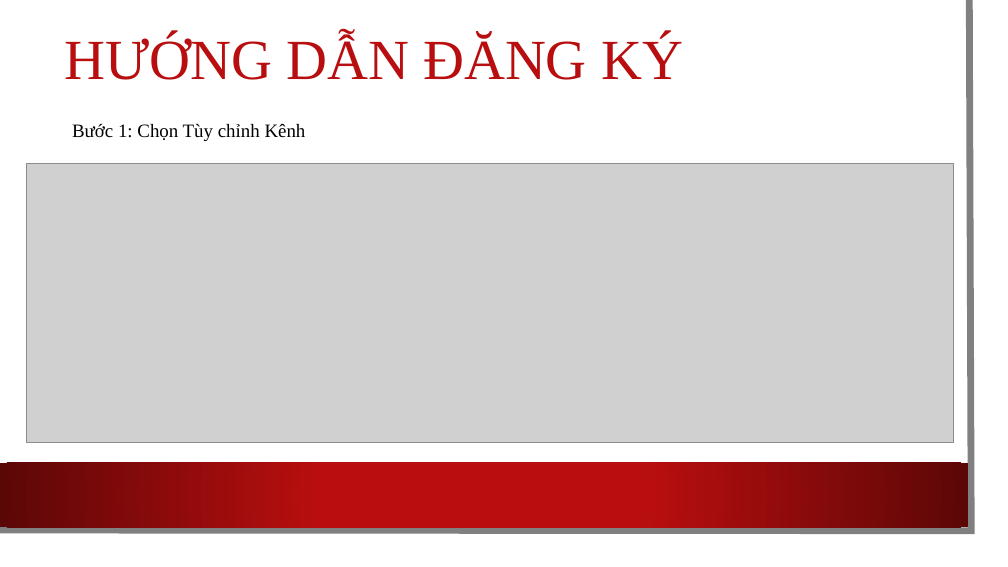
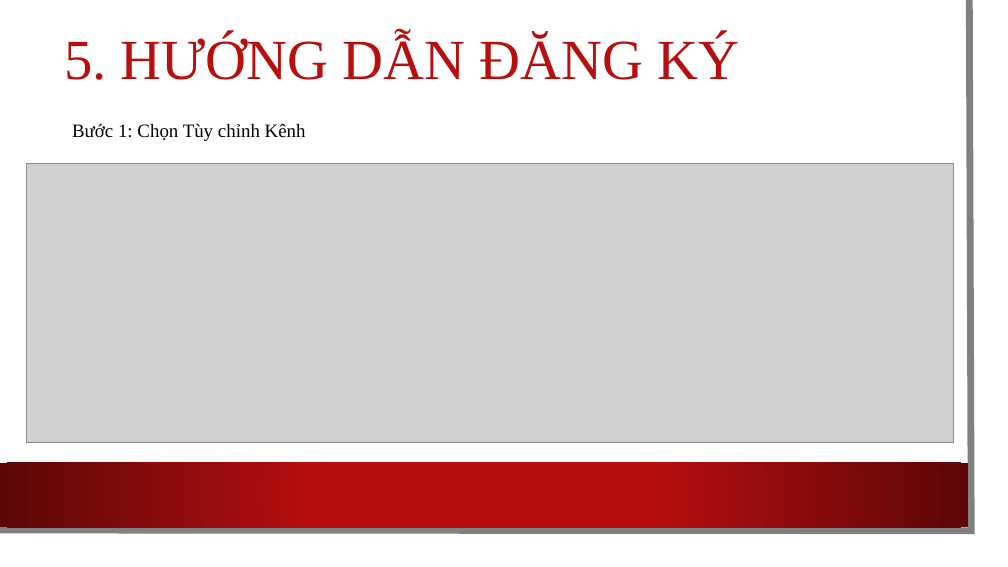
Before and after one commit to PhamVanDuoc/GoogleAdSense_GoogleAdWord, a slide deck: slide 6 of Google Adsense.pptx. Drawn at 1008x567 pixels with LibreOffice and Linux fonts; fonts in the diff are those of the drawing; grey boxes stand for pictures; background and template pictures are left out. Boxes give left, top, right and bottom in pixels: in the first picture for what was removed or moved away, otherwise in the second. Text is boxed around its words. In the diff, an @@ line names an element or a change of style, - is before the commit and + after.

```diff
--- a/Google Adsense.pptx
+++ b/Google Adsense.pptx
@@ title at [64, 35, 740, 80]: text changed @@
-HƯỚNG DẪN ĐĂNG KÝ
+5. HƯỚNG DẪN ĐĂNG KÝ
```
Also in this commit, not shown: 5 other slides changed, 6 slides added, 2 other files.
